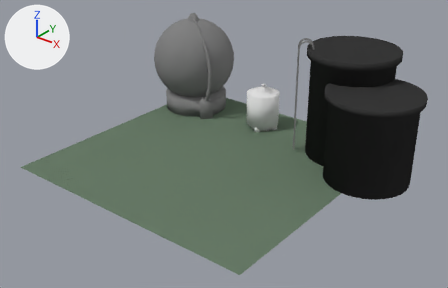
What one commit did to the Blender file art/vats.blend.
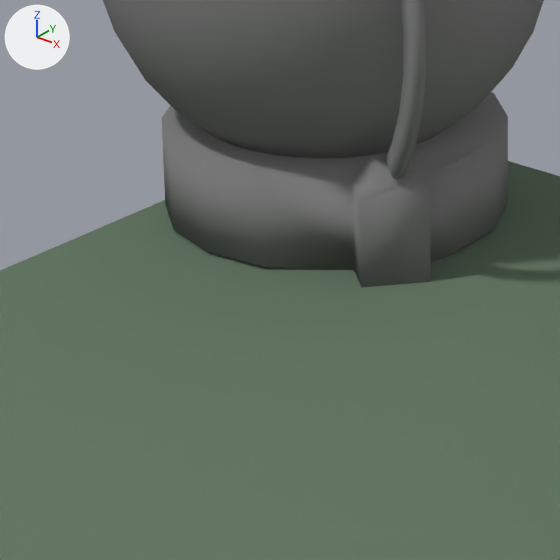
The first picture shows the older version from a camera (50 mm lens) standing at (13.45, -19.36, 10.58) and looking at (1.04, -3.85, 0.96). The close-ups show both versions on the part from 31% to 52% of the width and 24% to 58% of the height of that picture; other places that the commit changed are outside them. Lighting does not change. The marker at upper left points along +X, +Y and +Z.

In view in the first close-up: 'ChemicalVat1', 'TestFloor'.
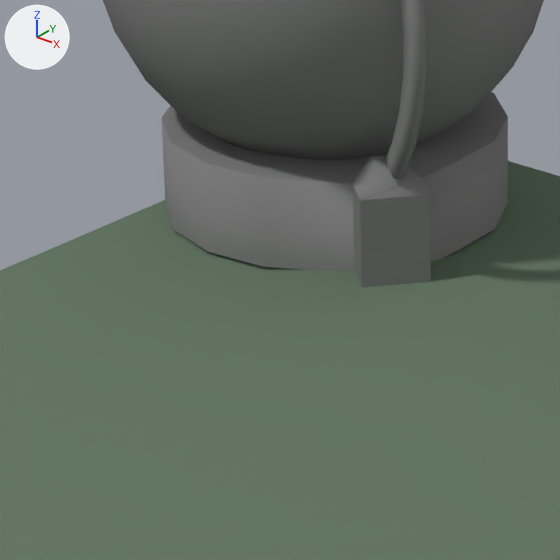
Boxes (x1, y1, x2, y2) around the edits, measured in the close-ups (560 x 560 px):
```json
{"part": 1, "of": "me_chemicalvat1", "change": "built on", "before": [162, 92, 508, 184], "after": [162, 92, 508, 184]}
{"part": 2, "of": "me_chemicalvat1", "change": "shading changed", "before": [353, 187, 431, 287], "after": [353, 187, 431, 287]}
```

Edits to the scene script, one JSON object a line:
```json
{"block": "me_chemicalvat1", "where": "# used by ob_chemicalvat1; location = (-3.614, 0.0, 0.0)"}
{"op": "remove", "block": "me_chemicalvat1", "code": "me_chemicalvat1.from_pydata(...)  # 642 vertices, 644 faces; spans x -1.86..1.71, y -1.65..1.8, z -0.03..4.11"}
{"op": "add", "block": "me_chemicalvat1", "code": "me_chemicalvat1.from_pydata(...)  # 644 vertices, 671 faces; spans x -1.86..1.71, y -1.65..1.8, z -0.03..4.11"}
{"block": "me_chemicalvat1", "change": "me_chemicalvat1 part 1"}
{"block": "me_chemicalvat1", "change": "3 faces are deleted"}
{"block": "me_chemicalvat1", "change": "1 vertex is added at (0.01, 0.02, 0.73)"}
{"block": "me_chemicalvat1", "change": "16 new faces join them"}
{"block": "me_chemicalvat1", "change": "me_chemicalvat1 part 2: 3 kept faces spanning x 0.91..1.49, y -1.06..-0.45, z -0.03..0.69 are now shaded flat"}
```
